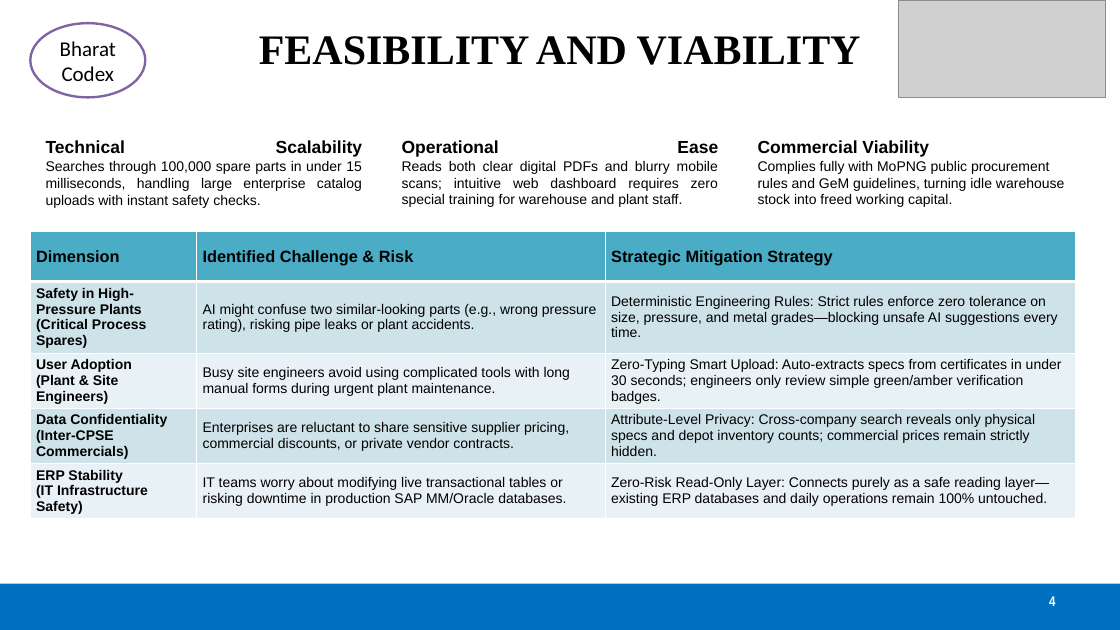
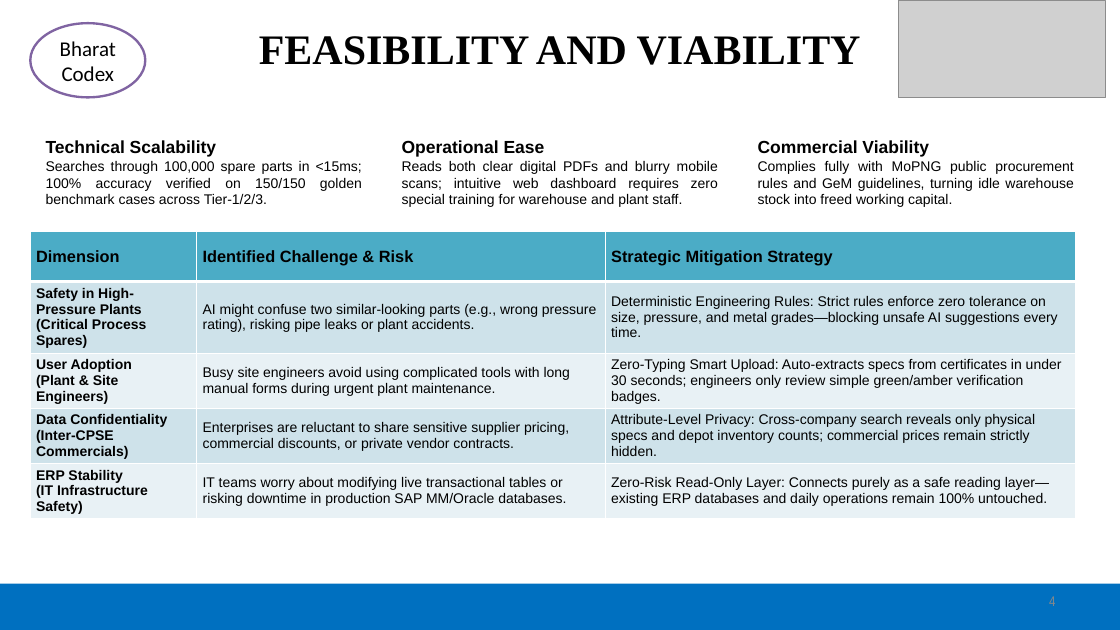
Before and after one commit to Gesicht436/Samanvay-AI, a slide deck: slide 4 of SIH_Presentation.pptx. Drawn at 1120x630 pixels with LibreOffice and Linux fonts; fonts in the diff are those of the drawing; grey boxes stand for pictures. Boxes give left, top, right and bottom in pixels: in the first picture for what was removed or moved away, otherwise in the second. Text is boxed around its words. In the diff, an @@ line names an element or a change of style, - is before the commit and + after.

Commit message:
docs: add comprehensive modular documentation across all subdirectories and consolidate docker config

```diff
--- a/SIH_Presentation.pptx
+++ b/SIH_Presentation.pptx
@@ text at (46, 140, 362, 204): text changed @@
-Technical Scalability
-Searches through 100,000 spare parts in under 15 milliseconds, handling large enterprise catalog uploads with instant safety checks.
+Technical Scalability
+Searches through 100,000 spare parts in <15ms; 100% accuracy verified on 150/150 golden benchmark cases across Tier-1/2/3.
@@ text at (402, 140, 718, 207): text changed @@
-Operational Ease
-Reads both clear digital PDFs and blurry mobile scans; intuitive web dashboard requires zero special training for warehouse and plant staff.
+Operational Ease
+Reads both clear digital PDFs and blurry mobile scans; intuitive web dashboard requires zero special training for warehouse and plant staff.
@@ text at (758, 140, 1073, 207): text changed @@
-Commercial Viability
-Complies fully with MoPNG public procurement rules and GeM guidelines, turning idle warehouse stock into freed working capital.
+Commercial Viability
+Complies fully with MoPNG public procurement rules and GeM guidelines, turning idle warehouse stock into freed working capital.
@@ text "4" at (1049, 596, 1055, 606): text colour #FFFFFF to #898989, bold off @@
```
Also in this commit, not shown: 4 other slides changed, 44 other files.
